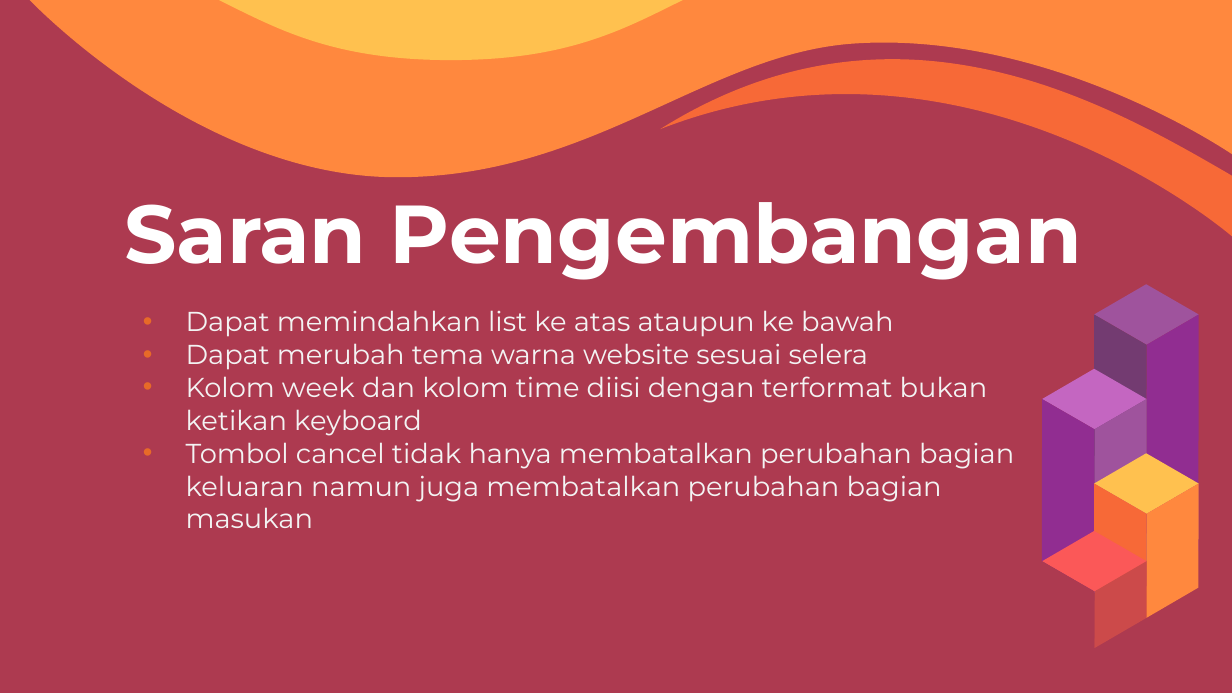
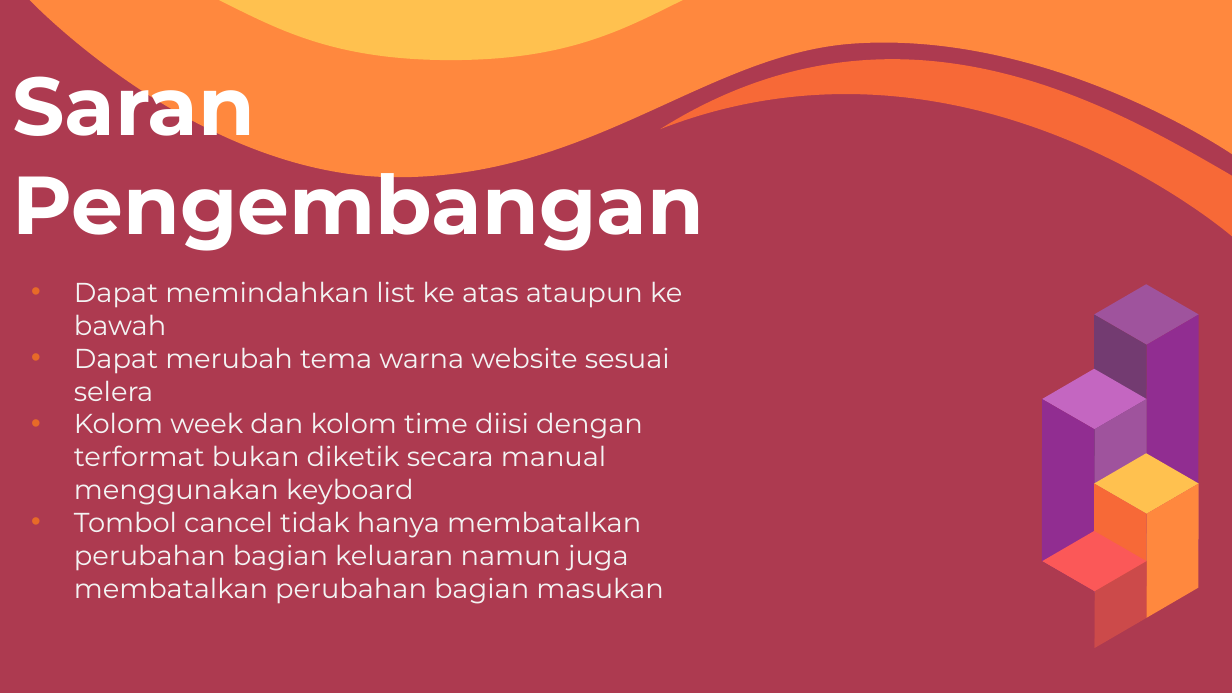
Before and after one commit to shintafiaa/Kampus-Merdeka-Capstone-Project-Dream-Reacher, a slide deck: slide 5 of Dream Reacher App Presentation.pptx. Drawn at 1232x693 pixels with LibreOffice and Linux fonts; fonts in the diff are those of the drawing. Boxes give left, top, right and bottom in pixels: in the first picture for what was removed or moved away, otherwise in the second. Text is boxed around its words. In the diff, an @@ line names an element or a change of style, - is before the commit and + after.

```diff
--- a/Dream Reacher App Presentation.pptx
+++ b/Dream Reacher App Presentation.pptx
@@ title "Saran Pengembangan" rewrapped from <box>124,202,1082,280</box> to <box>12,55,704,251</box> @@
@@ subtitle "Dapat memindahkan list ke atas ...": place and size @@
-subtitle "Dapat memindahkan list ke atas ..." at <box>186,310,1014,528</box>
+subtitle "Dapat memindahkan list ke atas ..." at <box>74,281,682,604</box>
@@ subtitle at <box>74,412,643,505</box>: text changed @@
-• Kolom week dan kolom time diisi dengan terformat bukan ketikan keyboard
+• Kolom week dan kolom time diisi dengan terformat bukan diketik secara manual menggunakan keyboard
```
Also in this commit, not shown: 4 other slides changed, 1 other file.
